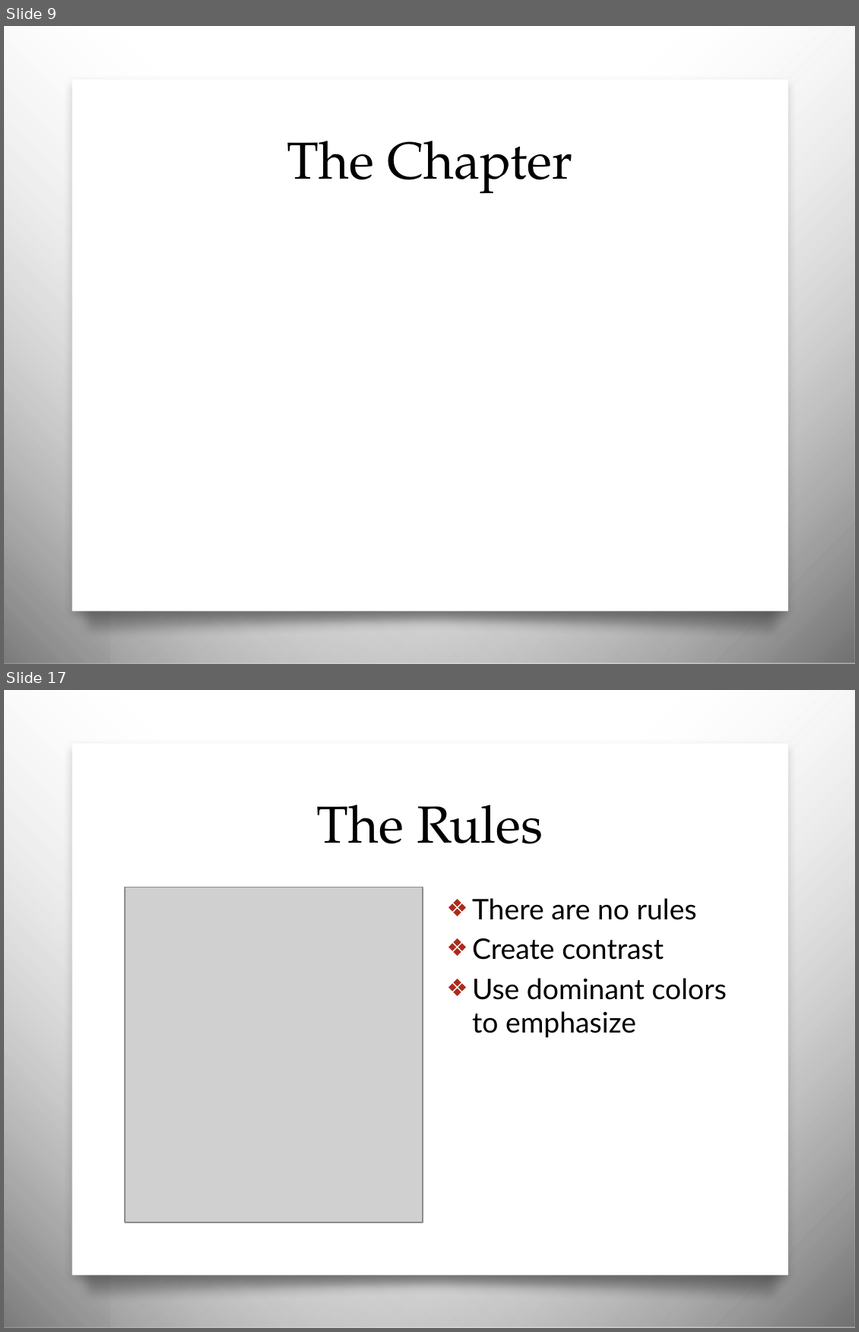
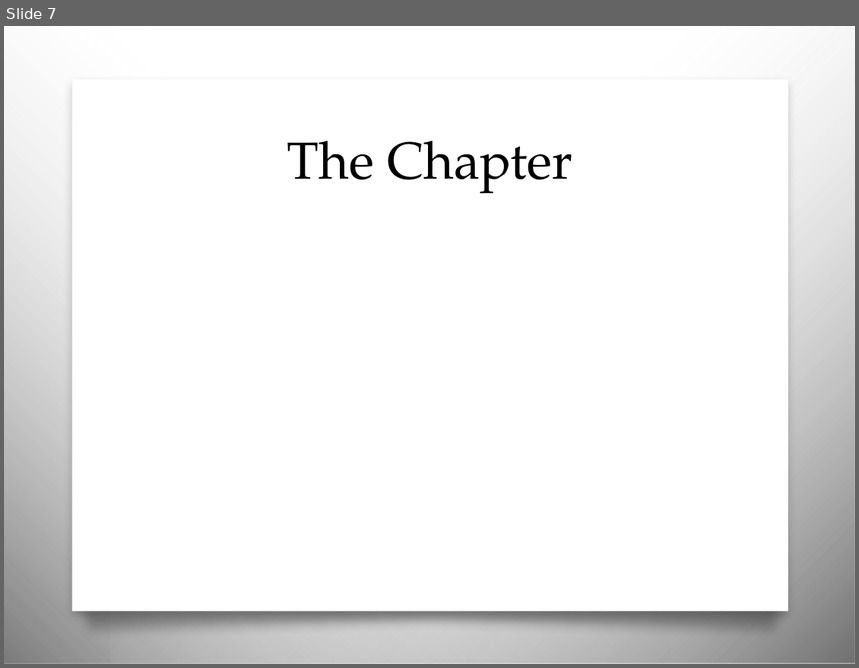
Before and after one commit to awayken/USF-ART329, a slide deck: slides/classnine/slides.pptx. Shown one above the other, each under a label of ours: slides 9 and 17 before the commit, slide 7 after it; the slides between them are not shown. The pictures are 859x1332 and 859x668 pixels, drawn with LibreOffice and Linux fonts; fonts in the diff are those of the drawing; grey boxes stand for pictures; background and template pictures are left out. Boxes give left, top, right and bottom in pixels: in the first picture for what was removed or moved away, otherwise in the second. Text is boxed around its words. In the diff, an @@ line names an element or a change of style, - is before the commit and + after.

```diff
--- a/slides/classnine/slides.pptx
+++ b/slides/classnine/slides.pptx
@@ slide 17 removed at bbox=[4, 690, 855, 1328], background picture (left out); not listed: 4 template elements that a slide beside it also shows @@
@@ title removed at bbox=[317, 805, 543, 844] @@
-The Rules
@@ picture removed at bbox=[125, 888, 423, 1223] @@
@@ text removed at bbox=[472, 898, 727, 1038] @@
-❖ There are no rules
-❖ Create contrast
-❖ Use dominant colors to emphasize
@@ what was slide 9 is now slide 7 @@
```
Also in this commit, not shown: 3 slides changed, 1 slide added, 10 other slides removed.
